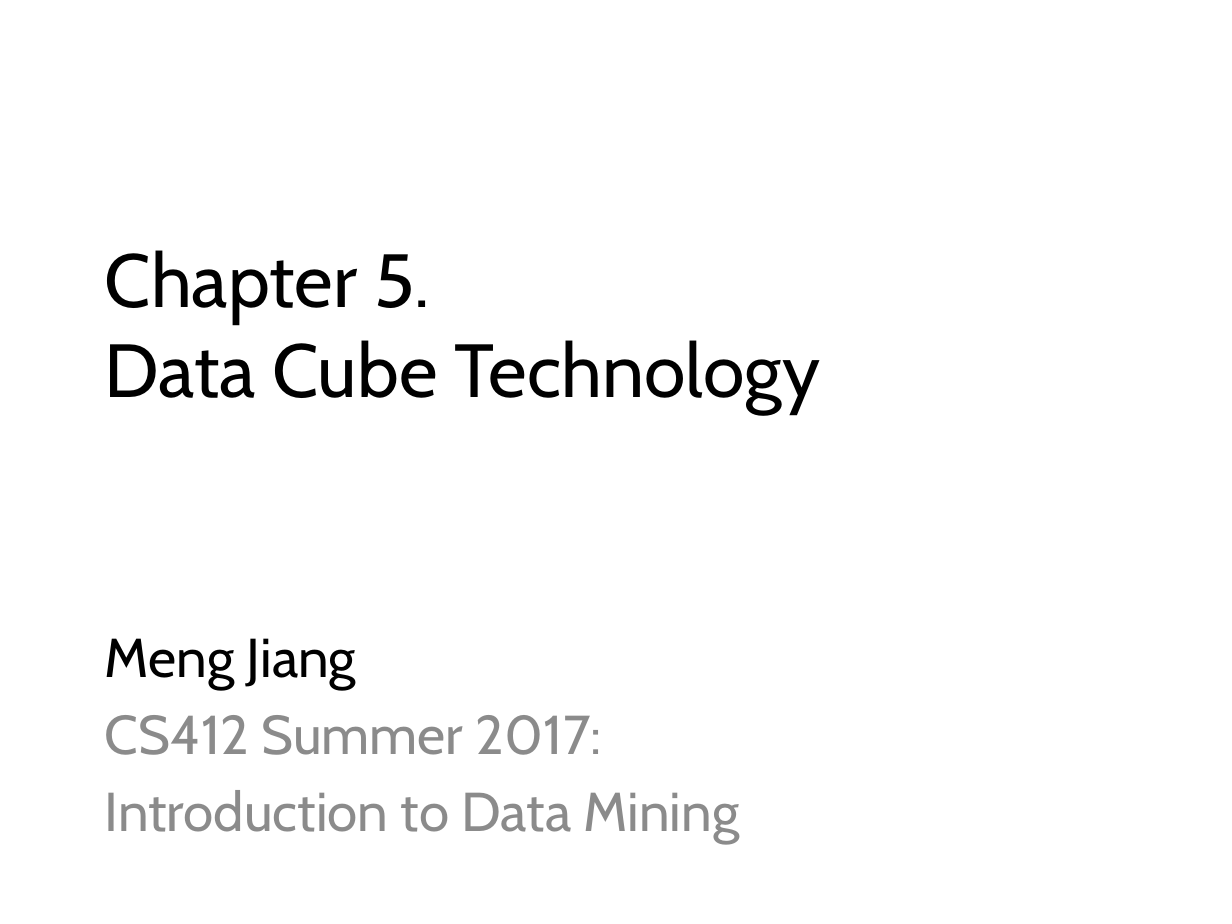
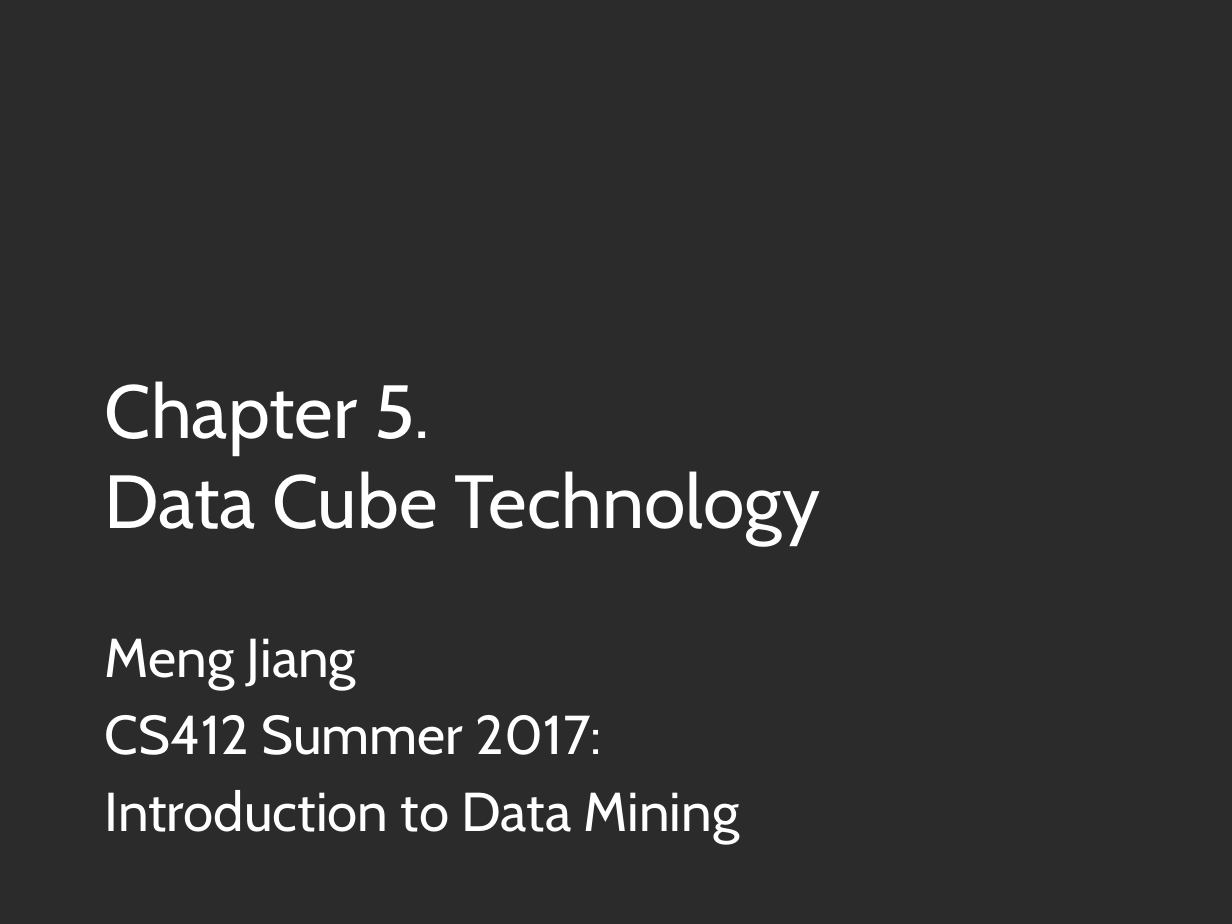
Before and after one commit to mjiang89/mjiang89.github.io, a slide deck: slide 1 of teaching/CS412Summer17-Chapter5.pptx. Drawn at 1232x924 pixels with LibreOffice and Linux fonts; fonts in the diff are those of the drawing; background and template pictures are left out; a plain dark background stands for a picture behind light text. Boxes give left, top, right and bottom in pixels: in the first picture for what was removed or moved away, otherwise in the second. Text is boxed around its words. In the diff, an @@ line names an element or a change of style, - is before the commit and + after.

Commit message:
chapter4,5

```diff
--- a/teaching/CS412Summer17-Chapter5.pptx
+++ b/teaching/CS412Summer17-Chapter5.pptx
@@ background #FFFFFF to picture (left out) @@
@@ title "Chapter 5. Data Cube Technology": place and size @@
-title "Chapter 5. Data Cube Technology" at box(105, 250, 820, 413)
+title "Chapter 5. Data Cube Technology" at box(105, 381, 820, 544)
@@ title "Chapter 5. Data Cube Technology" at box(105, 381, 820, 544): text colour #000000 to #FFFFFF @@
@@ subtitle "Meng Jiang" at box(105, 638, 740, 843): text colour #000000 to #FFFFFF in "Meng Jiang"; text colour #8C8C8C to #FFFFFF in "CS412 Summer 2017:", "Introduction to Data Mining" @@
```
Also in this commit, not shown: 19 other slides changed, 6 slides added, 3 slides removed, 4 other files.
